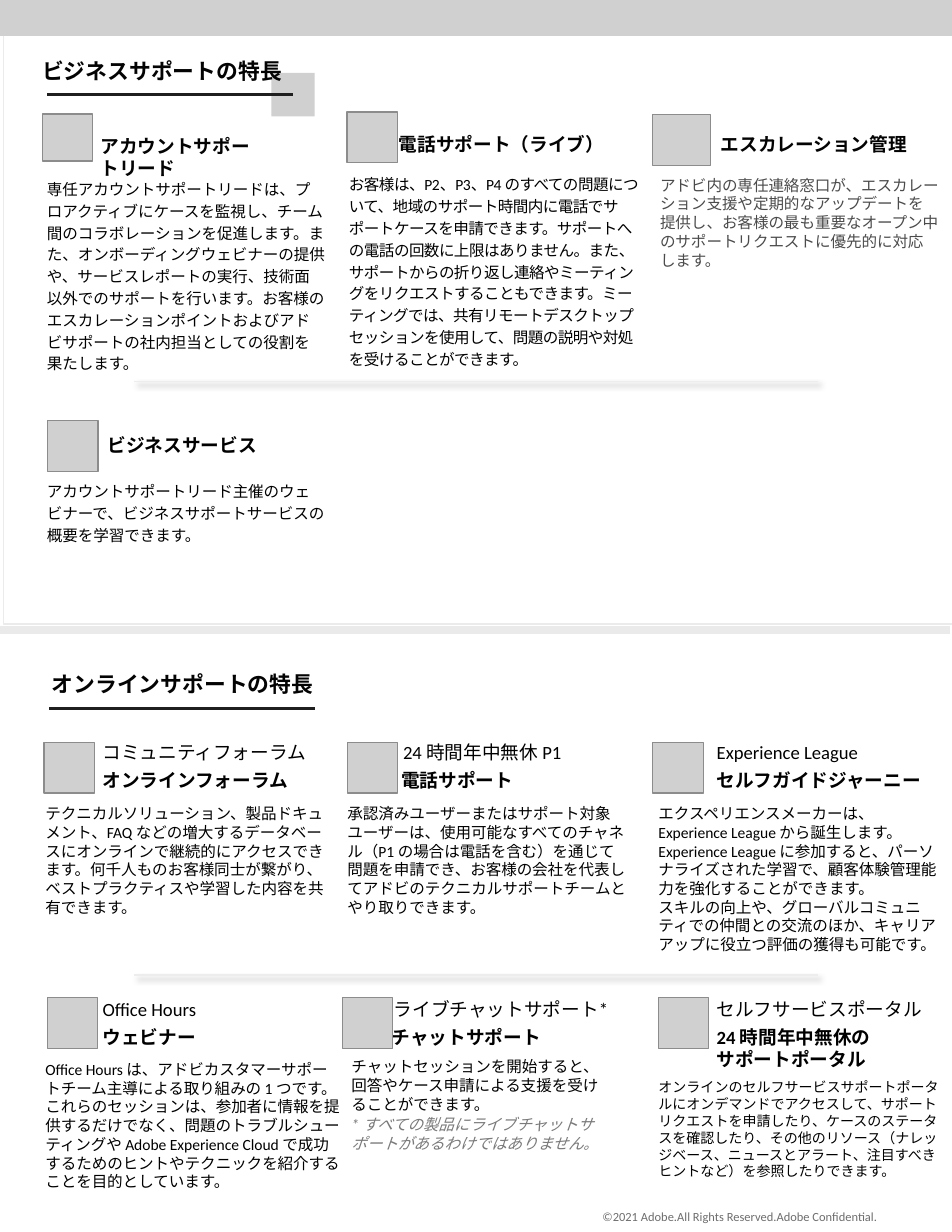
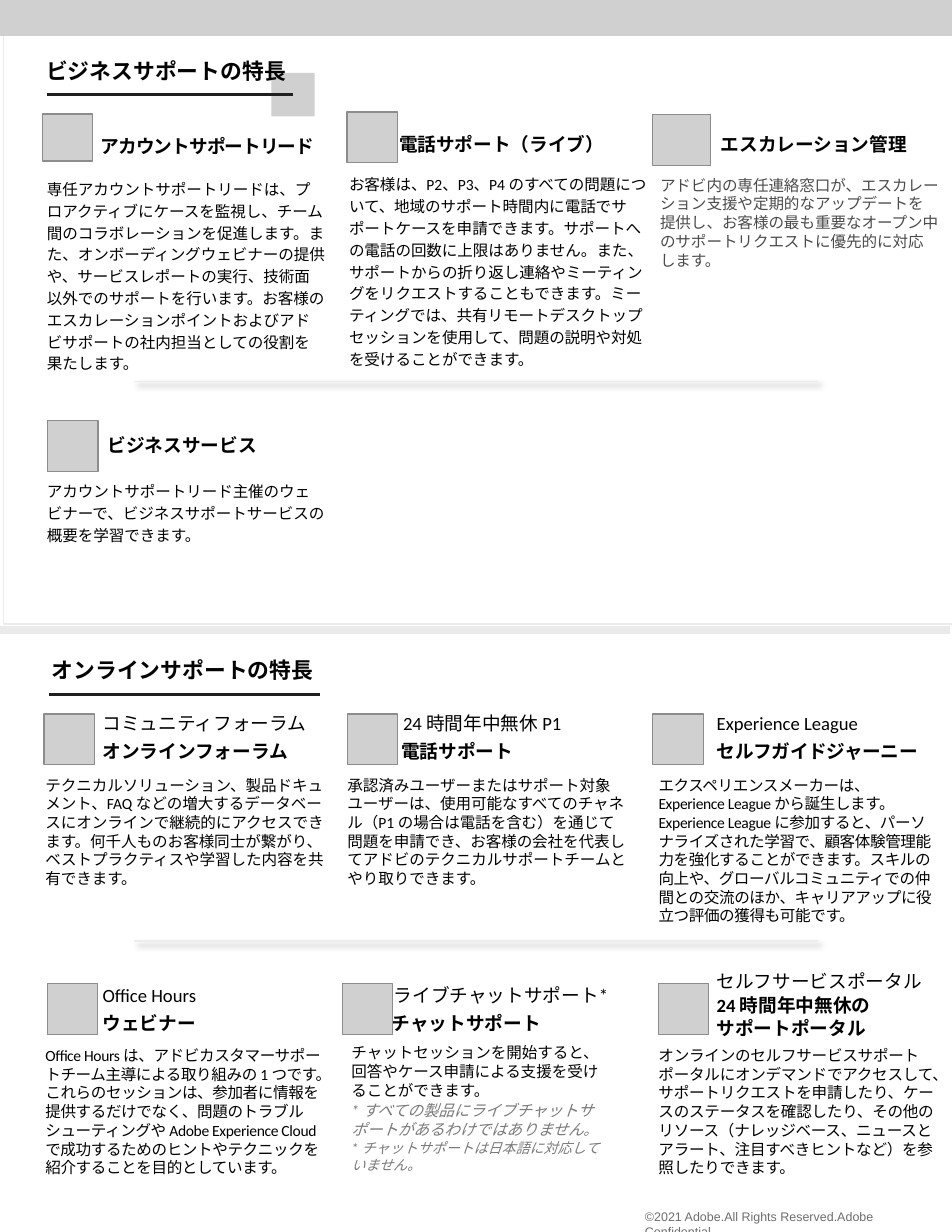
Before and after one commit to AdobeDocs/support-resources.ja-JP, a slide deck: slide 2 of help/data-sheets/assets/BusinessSupportDatasheet.pptx. Drawn at 952x1232 pixels with LibreOffice and Linux fonts; fonts in the diff are those of the drawing; grey boxes stand for pictures; background and template pictures are left out. Boxes give left, top, right and bottom in pixels: in the first picture for what was removed or moved away, otherwise in the second. Text is boxed around its words. In the diff, an @@ line names an element or a change of style, - is before the commit and + after.

```diff
--- a/help/data-sheets/assets/BusinessSupportDatasheet.pptx
+++ b/help/data-sheets/assets/BusinessSupportDatasheet.pptx
@@ text "ビジネスサポートの特長": place and size @@
-text "ビジネスサポートの特長" at (42, 60, 282, 86)
+text "ビジネスサポートの特長" at (46, 60, 286, 86)
@@ text at (101, 137, 315, 154): spaces changed @@
-アカウントサポー
-トリード
+アカウントサポートリード
@@ text "お客様は、P2、P3、P4 のすべての問題について、地域のサポート時間内に電話でサポートケースを申請できます。サポートへ ..." at (349, 177, 647, 366): letter spacing -0.3 to 0 pt @@
@@ freeform shape: place and size @@
-freeform shape at (49, 709, 315, 718)
+freeform shape at (49, 694, 319, 700)
@@ text "コミュニティフォーラム": place and size @@
-text "コミュニティフォーラム" at (103, 745, 306, 761)
+text "コミュニティフォーラム" at (103, 716, 306, 732)
@@ 8 texts, 3 pictures: place and size @@
-8 texts, 3 pictures at (44, 743, 922, 1017)
+8 texts, 3 pictures at (44, 714, 922, 989)
@@ text "セルフガイドジャーニー" at (717, 742, 918, 760): letter spacing 0 to -0.2 pt @@
@@ text at (659, 778, 932, 923): spaces changed @@
-エクスペリエンスメーカーは、Experience League から誕生します。Experience League に参加すると、パーソナライズされた学習で、顧客体験管理能力を強化することができます。
-スキルの向上や、グローバルコミュニティでの仲間との交流のほか、キャリアアップに役立つ評価の獲得も可能です。
+エクスペリエンスメーカーは、Experience League から誕生します。Experience League に参加すると、パーソナライズされた学習で、顧客体験管理能力を強化することができます。スキルの向上や、グローバルコミュニティでの仲間との交流のほか、キャリアアップに役立つ評価の獲得も可能です。
@@ freeform shape: place and size @@
-freeform shape at (135, 969, 818, 975)
+freeform shape at (135, 936, 818, 941)
@@ 5 texts, 3 pictures: place and size @@
-5 texts, 3 pictures at (47, 673, 709, 1049)
+5 texts, 3 pictures at (47, 659, 709, 1035)
@@ text at (717, 996, 871, 1036): text changed @@
-24 時間年中無休の
-サポートポータル
+24 時間年中無休の
+サポートポータル
@@ text "Office Hours は、アドビカスタマーサポートチーム主導による取り組みの 1 つです。これらのセッションは、参加 ...": place and size @@
-text "Office Hours は、アドビカスタマーサポートチーム主導による取り組みの 1 つです。これらのセッションは、参加 ..." at (45, 1062, 340, 1188)
+text "Office Hours は、アドビカスタマーサポートチーム主導による取り組みの 1 つです。これらのセッションは、参加 ..." at (45, 1048, 332, 1175)
@@ text "Office Hours は、アドビカスタマーサポートチーム主導による取り組みの 1 つです。これらのセッションは、参加 ..." at (45, 1048, 332, 1175): letter spacing 0 to -0.2 pt @@
@@ text "チャットセッションを開始すると、回答やケース申請による支援を受けることができます。": place and size @@
-text "チャットセッションを開始すると、回答やケース申請による支援を受けることができます。" at (351, 1059, 598, 1150)
+text "チャットセッションを開始すると、回答やケース申請による支援を受けることができます。" at (351, 1045, 600, 1171)
@@ text "オンラインのセルフサービスサポートポータルにオンデマンドでアクセスして、サポートリクエストを申請したり、ケースのステータ ...": place and size @@
-text "オンラインのセルフサービスサポートポータルにオンデマンドでアクセスして、サポートリクエストを申請したり、ケースのステータ ..." at (658, 1080, 938, 1178)
+text "オンラインのセルフサービスサポートポータルにオンデマンドでアクセスして、サポートリクエストを申請したり、ケースのステータ ..." at (658, 1048, 947, 1174)
@@ text "オンラインのセルフサービスサポートポータルにオンデマンドでアクセスして、サポートリクエストを申請したり、ケースのステータ ..." at (658, 1048, 947, 1174): size 9 to 10 pt, letter spacing 0 to -0.1 pt @@
@@ text at (351, 1141, 600, 1171): paragraph added @@
+* チャットサポートは日本語に対応していません。
@@ text "©2021 Adobe.All Rights Reserved.Adobe Confidential.": place and size @@
-text "©2021 Adobe.All Rights Reserved.Adobe Confidential." at (602, 1212, 876, 1223)
+text "©2021 Adobe.All Rights Reserved.Adobe Confidential." at (645, 1212, 873, 1224)
@@ text "©2021 Adobe.All Rights Reserved.Adobe Confidential." at (645, 1212, 873, 1224): font Calibri to Arial @@
```
Also in this commit, not shown: 2 other slides changed, 8 other files.
